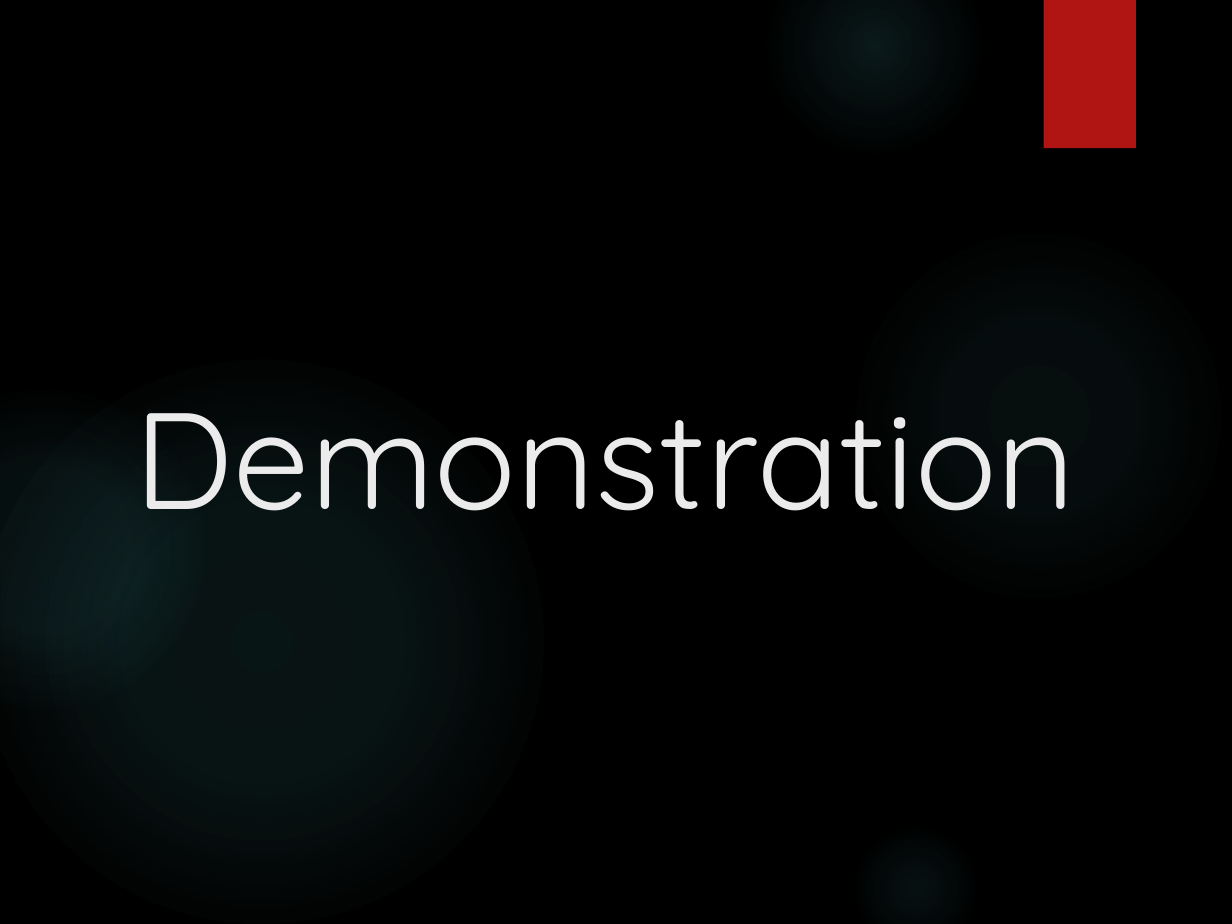
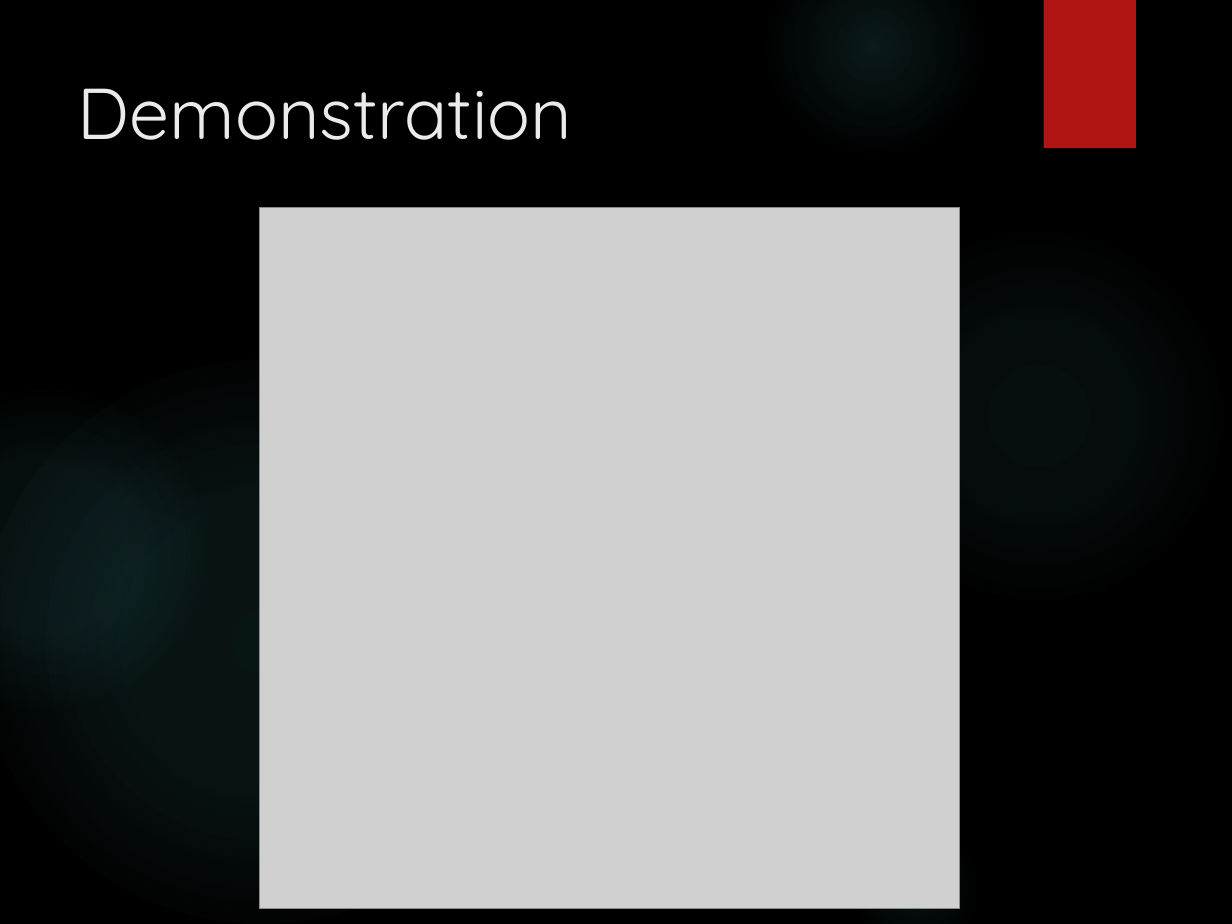
Before and after one commit to seancoogan/vtk_dynamic_color, a slide deck: slide 21 of MSIM741_slides_BARBACHEM_COOGAN.pptx. Drawn at 1232x924 pixels with LibreOffice and Linux fonts; fonts in the diff are those of the drawing; grey boxes stand for pictures; background and template pictures are left out. Boxes give left, top, right and bottom in pixels: in the first picture for what was removed or moved away, otherwise in the second. Text is boxed around its words. In the diff, an @@ line names an element or a change of style, - is before the commit and + after.

```diff
--- a/MSIM741_slides_BARBACHEM_COOGAN.pptx
+++ b/MSIM741_slides_BARBACHEM_COOGAN.pptx
@@ title "Demonstration": place and size @@
-title "Demonstration" at bbox=[135, 413, 1076, 511]
+title "Demonstration" at bbox=[78, 88, 572, 140]
@@ title "Demonstration" at bbox=[78, 88, 572, 140]: size 80 to 42 pt; alignment centre to left @@
@@ picture added at bbox=[259, 208, 960, 909] @@
```
Also in this commit, not shown: 1 other slide changed, 1 other file.
